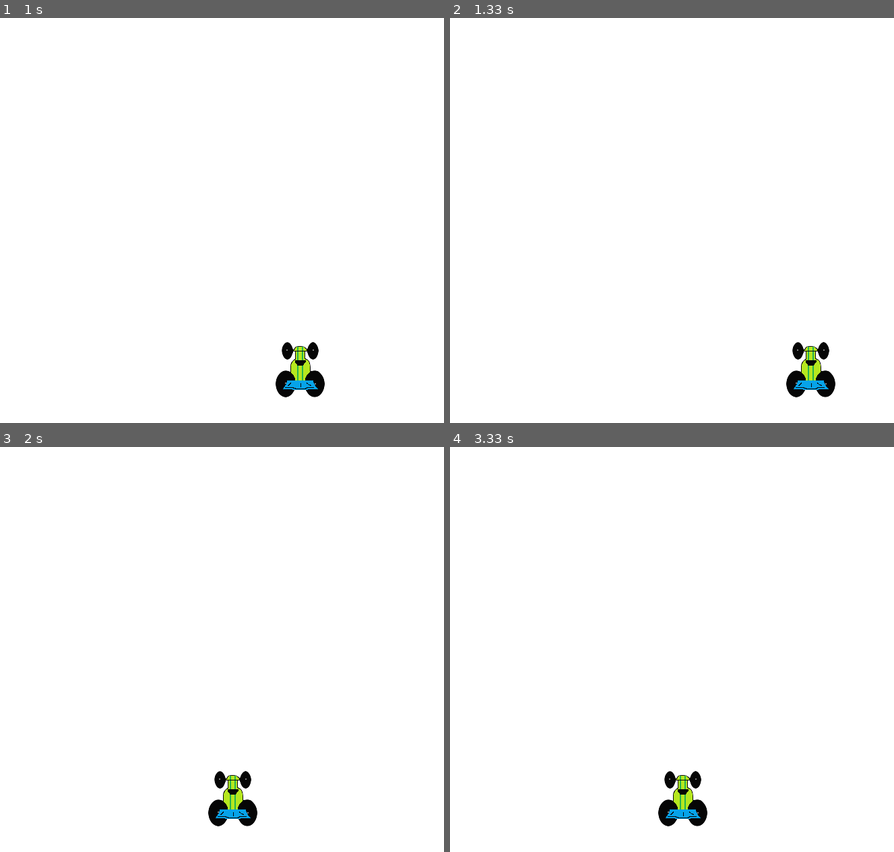
Above: before the commit, frames 1-4 (two rows, left to right).
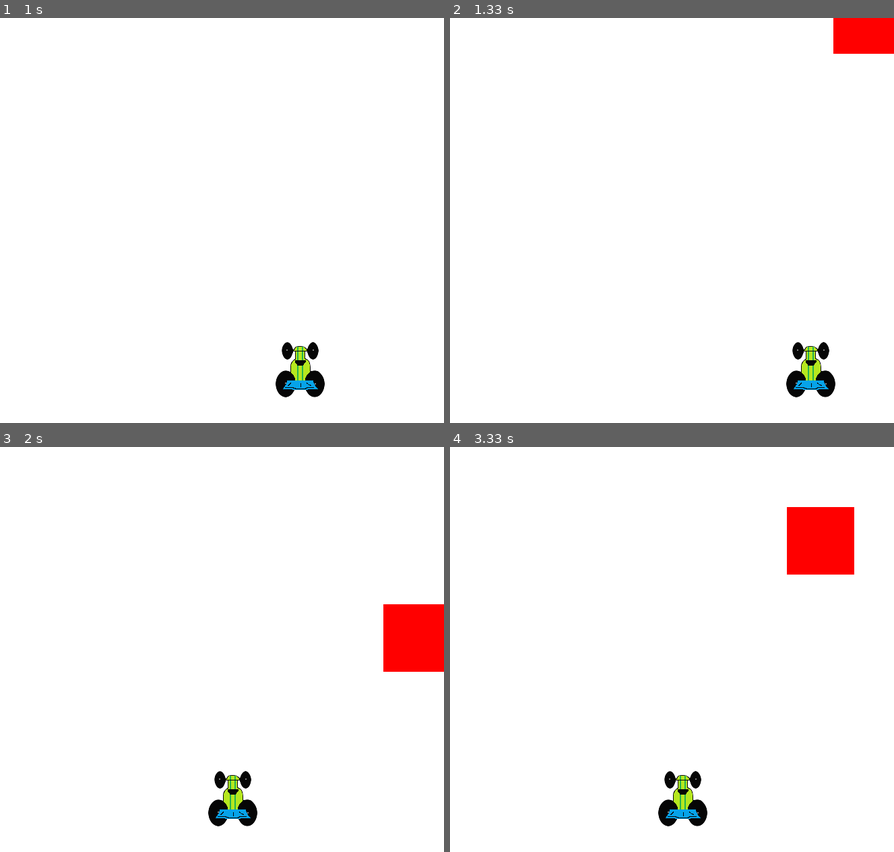
Above: after the commit, the same moments.

Repository: CreativeCoffee/pygame-tutorial
Game: pygame game, started from main.py
Same seed, same stepped clock (60 frames per second), same inputs: the game is played once before the commit and once after it.
Inputs:
- Up to frame 1 (1 s): hold D 0.33-0.8 s; hold D from 0.83 s (still down)
- Up to frame 2 (1.33 s): release D at 1.3 s
- Up to frame 3 (2 s): hold A 1.33-1.87 s; hold A from 1.9 s (still down)
- Up to frame 4 (3.33 s): release A at 2.3 s; hold D 2.33-2.97 s; hold A from 3 s (still down)

Frame 1 is identical in both runs. In frame 2, 1.2% of the frame differs, in the area x 86-100%, y 0-9%; in frame 3, 2.3%; in frame 4, 2.5%, in the area x 75-92%, y 14-32%.

Commit message:
Added enemy block spawning & randomisation.

Diff:
--- a/main.py
+++ b/main.py
@@ -1,6 +1,7 @@
 # import and init pygame.
 import pygame
 import time
+import random
 pygame.init()
 
 # Variables
@@ -9,12 +10,15 @@
 fps = 60
 black = (0,0,0)
 white = (255,255,255)
+red = (255,0,0)
 window = pygame.display.set_mode((width,height))
 pygame.display.set_caption("a racing game")
 clock = pygame.time.Clock()
 player = pygame.image.load("racecar.png")
 playerwidth = 73
 
+def blocks(blockx, blocky, blockw, blockh, color):
+    pygame.draw.rect(window, color, [blockx, blocky, blockw, blockh])
 
 def displayplayer(x,y):
     window.blit(player, (x,y))
@@ -42,6 +46,11 @@
     x = (width * 0.45)
     y = (height * 0.8)
     x_change = 0
+    blockstartingpositionX = random.randrange(0, width)
+    blockstartingpositionY = -600
+    blockspeed = 7
+    blockwidth = 100
+    blockheight = 100
 
     # is game running?
     while not gameOver:
@@ -59,10 +68,16 @@
             print(event)
         x += x_change
         window.fill(white)
+        # blocks(blockx, blocky, blockw, blockh, colour):
+        blocks(blockstartingpositionX, blockstartingpositionY, blockwidth, blockheight, red)
+        blockstartingpositionY += blockspeed
         displayplayer(x,y)
         if x > width - playerwidth or x < 0:
             print("Out of Bounds!")
             playerlose()
+        if blockstartingpositionY > height:
+            blockstartingpositionY = 0 - blockheight
+            blockstartingpositionX = random.randrange(0, width)
 
 
         # update screen and fps.
